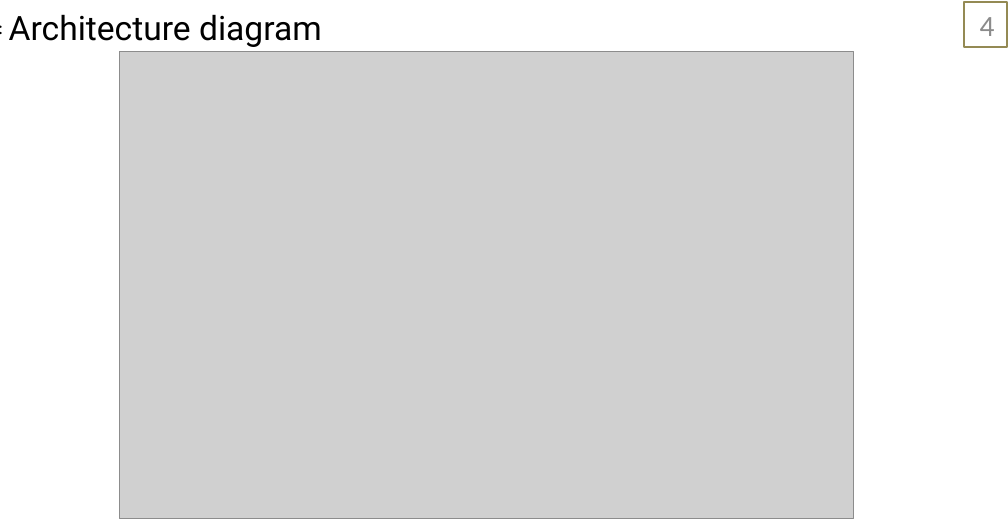
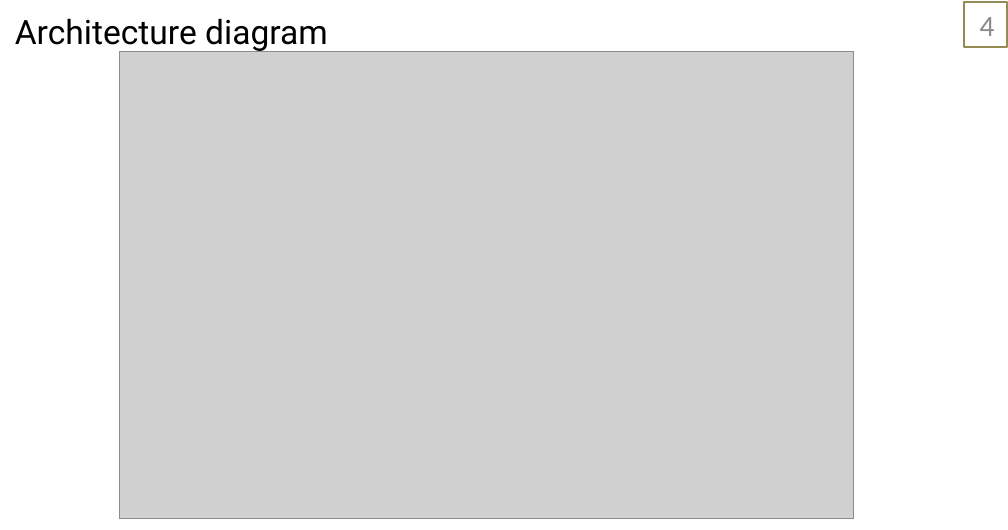
Before and after one commit to Sunr1s/BlockChain, a slide deck: slide 4 of sad/blokchejn-platforma-dlya-avtomatizovanoyi-platizhnoyi-sistemi-zahist-zvitu-z-tehnologichnoyi-praktiki-2023-5-30-16-16-39.pptx. Drawn at 1008x530 pixels with LibreOffice and Linux fonts; fonts in the diff are those of the drawing; grey boxes stand for pictures. Boxes give left, top, right and bottom in pixels: in the first picture for what was removed or moved away, otherwise in the second. Text is boxed around its words. In the diff, an @@ line names an element or a change of style, - is before the commit and + after.

```diff
--- a/sad/blokchejn-platforma-dlya-avtomatizovanoyi-platizhnoyi-sistemi-zahist-zvitu-z-tehnologichnoyi-praktiki-2023-5-30-16-16-39.pptx
+++ b/sad/blokchejn-platforma-dlya-avtomatizovanoyi-platizhnoyi-sistemi-zahist-zvitu-z-tehnologichnoyi-praktiki-2023-5-30-16-16-39.pptx
@@ text removed at (0,12,333,42) @@
-:
@@ text "Architecture diagram": place and size @@
-text "Architecture diagram" at (9,14,322,47)
+text "Architecture diagram" at (15,18,328,52)
```
Also in this commit, not shown: 1 other slide changed, 2 slides added, 2 slides removed.
